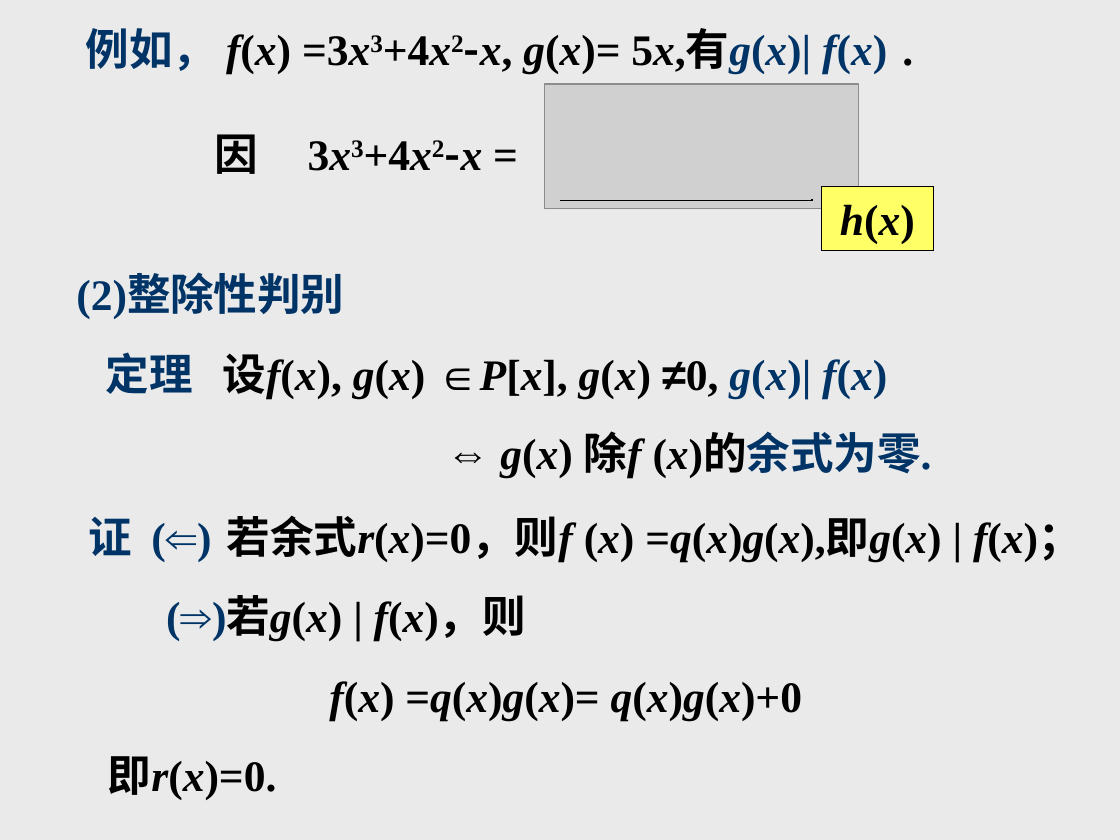
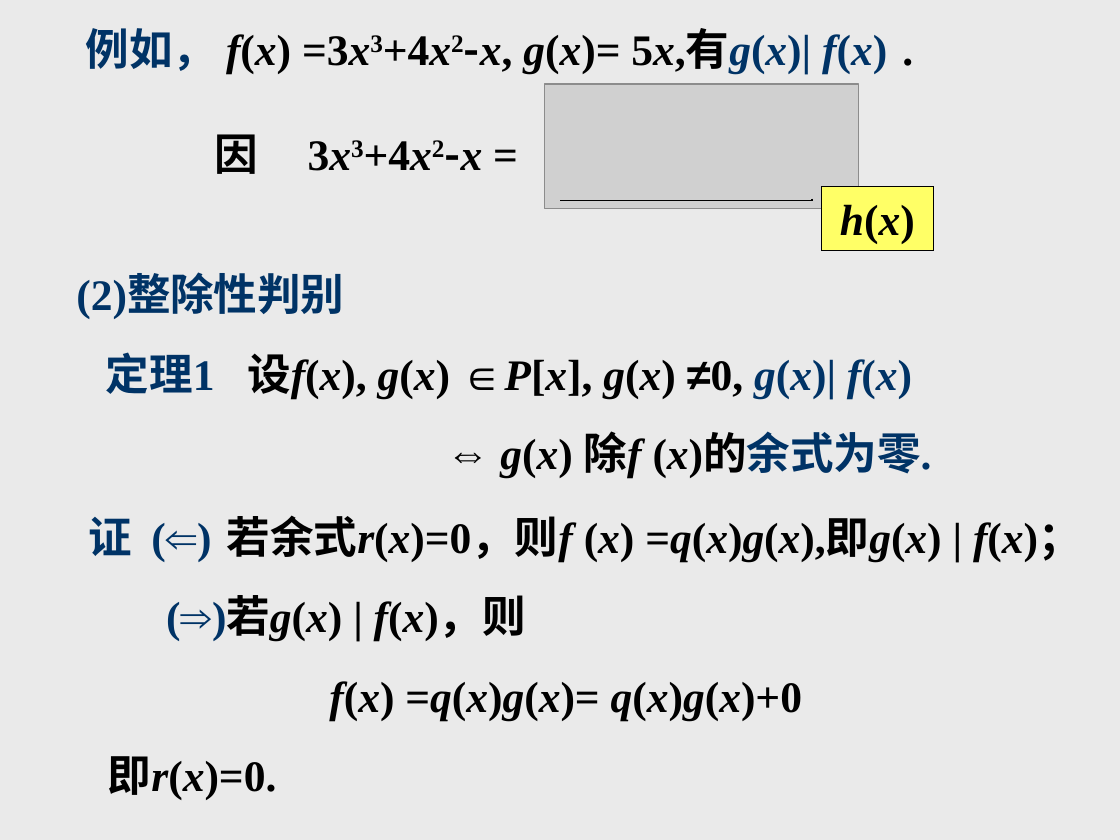
Before and after one commit to zhangbiaomath/zhangbiaomath.github.io, a slide deck: slide 23 of teaching/gaodai/课件/第1章-多项式.ppt. Drawn at 1120x840 pixels with LibreOffice and Linux fonts; fonts in the diff are those of the drawing; grey boxes stand for pictures. Boxes give left, top, right and bottom in pixels: in the first picture for what was removed or moved away, otherwise in the second. Text is boxed around its words. In the diff, an @@ line names an element or a change of style, - is before the commit and + after.

```diff
--- a/teaching/gaodai/课件/第1章-多项式.ppt
+++ b/teaching/gaodai/课件/第1章-多项式.ppt
@@ text at box(106, 352, 912, 400): text changed @@
-定理 设f(x), g(x) ∈P[x], g(x) ≠0, g(x)| f(x)
+定理1 设f(x), g(x) ∈P[x], g(x) ≠0, g(x)| f(x)
```
Also in this commit, not shown: 14 other slides changed, 4 other files.
